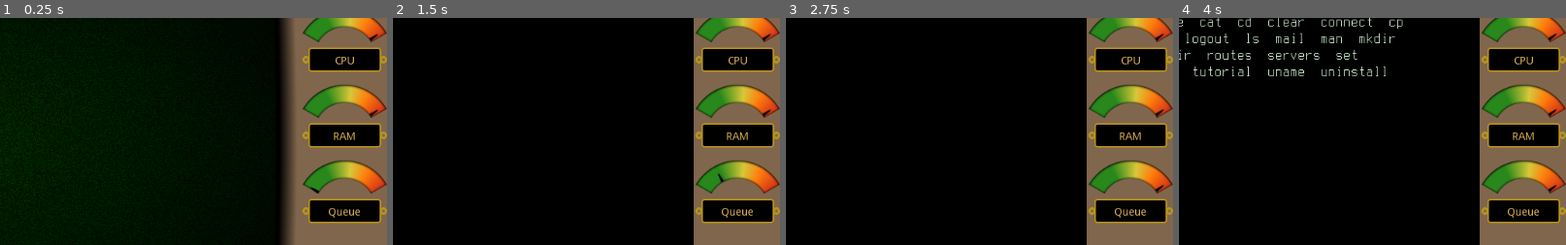
Above: before the commit, frames 1-4 (left to right).
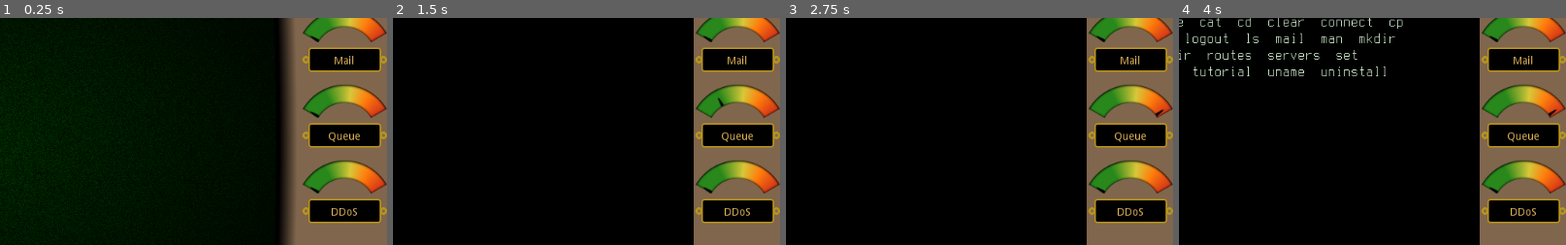
Above: after the commit, the same moments.

Repository: SmBe19/LD46
Game: Godot game, scene res://scn/root.tscn
Two runs of this game, one before a commit and one after it. Both use one fixed random seed, a clock stepped at 60 frames per second and the inputs below.
Inputs (mouse positions are % of the whole screen's width and height, from its top left):
- Up to frame 1 (0.25 s): no input
- Up to frame 2 (1.5 s): click (93, 84) at 0.5 s; tap Enter at 1.25 s; hold Right from 1.28 s (still down); tap Backspace at 1.35 s
- Up to frame 3 (2.75 s): tap Space at 1.52, 2, 2.27 s; release Right at 2.03 s; hold Down from 2.03 s (still down); tap Enter at 2.1 s
- Up to frame 4 (4 s): tap Enter at 2.75 s; release Down at 2.78 s; hold Right 2.78-3.53 s; tap Tab at 2.85 s; tap Space at 3.5, 3.77 s; hold Up from 3.53 s (still down); tap Backspace at 3.6 s
The pictures show only the part of the screen within x 49-99%, y 23-73%; the shares and areas given below are measured in that part.

The runs differ from the first frame. In frame 1, 0.7% of the frame differs, in the area x 80-98%, y 6-89%; in frame 2, 0.7%; in frame 3, 0.7%; in frame 4, 0.7%.
Error in both runs: Invalid get index '0' (on base: 'Nil'). (res://src/cmd/sh.gd:63)

Commit message:
do some display stuff

Diff:
--- a/scn/root.tscn
+++ b/scn/root.tscn
@@ -104,15 +104,15 @@
 position = Vector2( 958, 56 )
 value = 1.0
 
-[node name="CPU" parent="." instance=ExtResource( 4 )]
+[node name="Mail" parent="." instance=ExtResource( 4 )]
 position = Vector2( 958, 156 )
 value = 1.0
 
-[node name="RAM" parent="." instance=ExtResource( 4 )]
+[node name="Queue" parent="." instance=ExtResource( 4 )]
 position = Vector2( 958, 256 )
 value = 1.0
 
-[node name="Queue" parent="." instance=ExtResource( 4 )]
+[node name="DDoS" parent="." instance=ExtResource( 4 )]
 position = Vector2( 958, 356 )
 value = 1.0
 
--- a/src/root.gd
+++ b/src/root.gd
@@ -119,11 +119,30 @@
 		happiness /= len(UserHandler.users)
 	$"/root/ScnRoot/Angry Users".value = 1 - happiness
 
+	var maildir = Root.servers[0].fs_root.get_node('var/mail')
+	var count = 0
+	if maildir is FSDir:
+		for mail in maildir.children.values():
+			if mail.accessed == mail.created:
+				count += 1
+	$"/root/ScnRoot/Mail".value = min(1.0, count / 11.0)
+
 	var queue = 0.0
 	for server in servers:
 		queue += float(len(server.input_queue)) / server.queue_length
 	queue /= len(servers)
 	$"/root/ScnRoot/Queue".value = queue
+
+	var ddos = 0.0
+	var enabled = 0
+	for server in servers:
+		if server.has_ddos_installed:
+			enabled += 1
+			ddos += float(server.ddos_detected) / server.ddos_checked
+	if enabled > 0:
+		ddos /= enabled
+	$"/root/ScnRoot/DDoS".value = ddos
+
 
 func tick():
 	game_tick += 1
